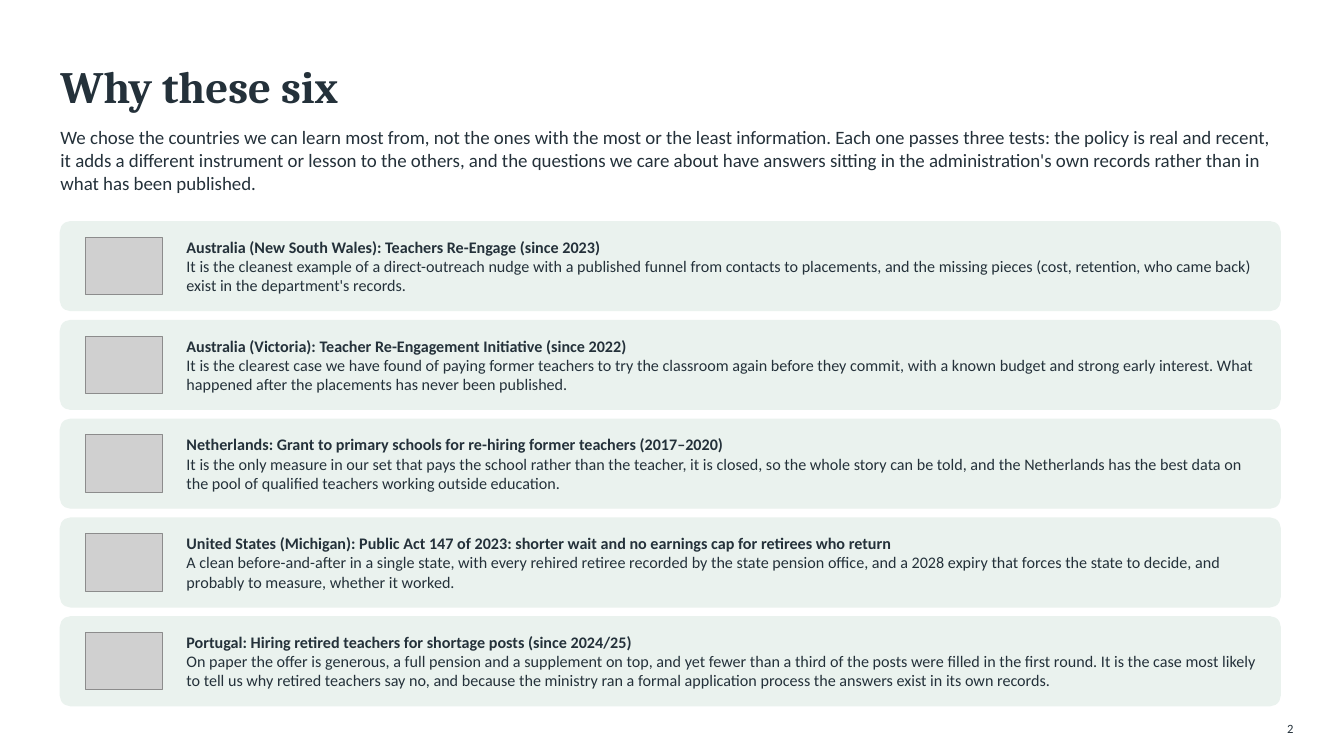
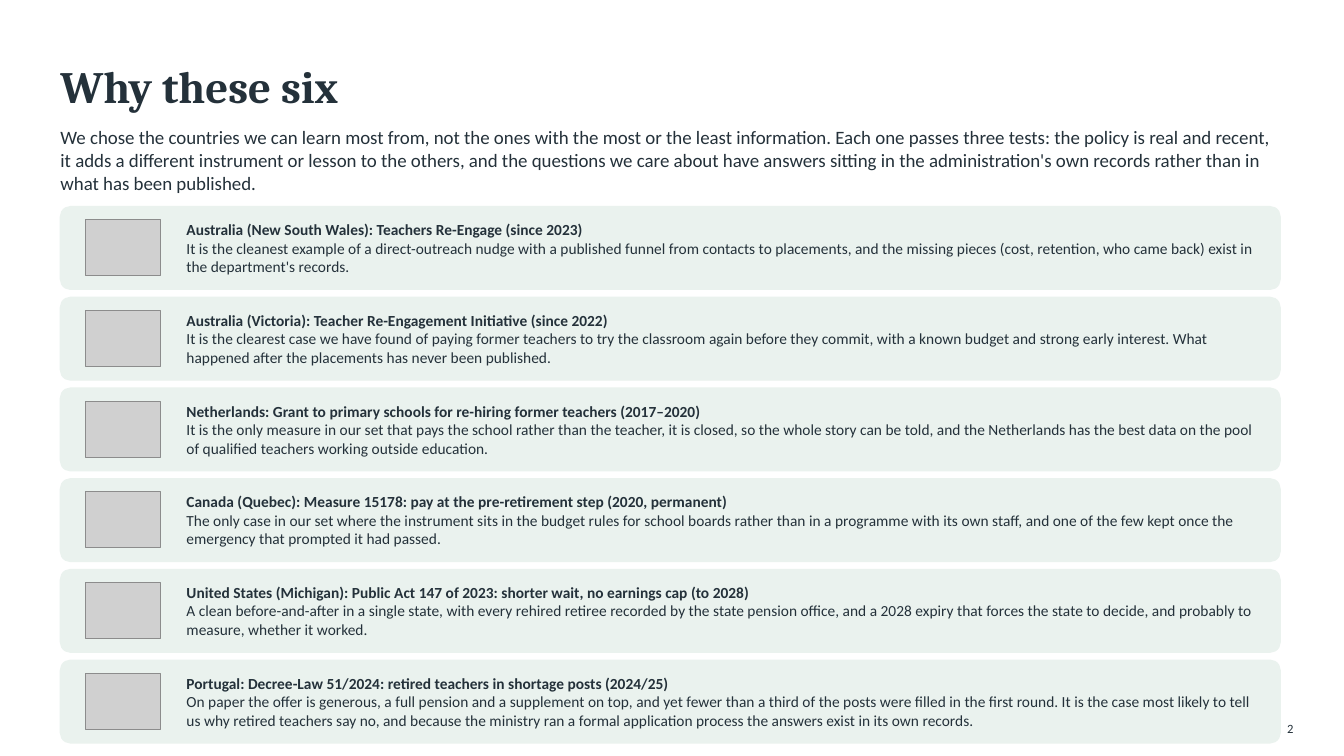
Before and after one commit to jedr1-ship-it/Alternative-Pathways----Quant, a slide deck: slide 2 of policies/Countries_to_contact.pptx. Drawn at 1344x756 pixels with LibreOffice and Linux fonts; fonts in the diff are those of the drawing; grey boxes stand for pictures. Boxes give left, top, right and bottom in pixels: in the first picture for what was removed or moved away, otherwise in the second. Text is boxed around its words. In the diff, an @@ line names an element or a change of style, - is before the commit and + after.

```diff
--- a/policies/Countries_to_contact.pptx
+++ b/policies/Countries_to_contact.pptx
@@ rounded rectangle: place and size @@
-rounded rectangle at bbox=[60, 222, 1280, 311]
+rounded rectangle at bbox=[60, 207, 1280, 289]
@@ picture: place and size @@
-picture at bbox=[86, 237, 162, 294]
+picture at bbox=[86, 220, 160, 276]
@@ text "Australia (New South Wales): Teachers ...": place and size @@
-text "Australia (New South Wales): Teachers ..." at bbox=[186, 241, 1250, 294]
+text "Australia (New South Wales): Teachers ..." at bbox=[186, 224, 1252, 275]
@@ rounded rectangle: place and size @@
-rounded rectangle at bbox=[60, 321, 1280, 409]
+rounded rectangle at bbox=[60, 297, 1280, 380]
@@ picture: place and size @@
-picture at bbox=[86, 336, 162, 393]
+picture at bbox=[86, 311, 160, 367]
@@ text "Australia (Victoria): Teacher Re-Engagement Initiative ...": place and size @@
-text "Australia (Victoria): Teacher Re-Engagement Initiative ..." at bbox=[186, 340, 1253, 393]
+text "Australia (Victoria): Teacher Re-Engagement Initiative ..." at bbox=[186, 314, 1207, 366]
@@ rounded rectangle: place and size @@
-rounded rectangle at bbox=[60, 419, 1280, 508]
+rounded rectangle at bbox=[60, 388, 1280, 471]
@@ picture: place and size @@
-picture at bbox=[86, 436, 162, 493]
+picture at bbox=[86, 401, 160, 458]
@@ size 11.5 to 11 pt in 3 elements at bbox=[186, 224, 1252, 275], bbox=[186, 314, 1207, 366], bbox=[186, 405, 1252, 457] @@
@@ text "Netherlands: Grant to primary schools ...": place and size @@
-text "Netherlands: Grant to primary schools ..." at bbox=[186, 438, 1241, 492]
+text "Netherlands: Grant to primary schools ..." at bbox=[186, 405, 1252, 457]
@@ proportions changed in 5 elements at bbox=[60, 207, 1280, 289], bbox=[60, 297, 1280, 380], bbox=[60, 388, 1280, 471], bbox=[60, 660, 1280, 743], bbox=[60, 479, 1280, 562] @@
@@ rounded rectangle: place and size @@
-rounded rectangle at bbox=[60, 518, 1280, 607]
+rounded rectangle at bbox=[60, 479, 1280, 562]
@@ picture added at bbox=[86, 492, 160, 548] @@
@@ text added at bbox=[186, 495, 1233, 547], 11 pt, text #24313A @@
+Canada (Quebec): Measure 15178: pay at the pre-retirement step (2020, permanent)
+The only case in our set where the instrument sits in the budget rules for school boards rather than in a programme with its own staff, and one of the few kept once the emergency that prompted it had passed.
@@ rounded rectangle added at bbox=[60, 570, 1280, 652], fill #EAF2EE, outline #EAF2EE 1 pt @@
@@ picture: place and size @@
-picture at bbox=[86, 533, 162, 591]
+picture at bbox=[86, 583, 160, 639]
@@ text "United States (Michigan): Public Act ...": place and size @@
-text "United States (Michigan): Public Act ..." at bbox=[186, 537, 1220, 591]
+text "United States (Michigan): Public Act ..." at bbox=[186, 587, 1251, 637]
@@ text at bbox=[186, 587, 749, 601]: text changed; size 11.5 to 11 pt @@
-United States (Michigan): Public Act 147 of 2023: shorter wait and no earnings cap for retirees who return
+United States (Michigan): Public Act 147 of 2023: shorter wait, no earnings cap (to 2028)
@@ text at bbox=[186, 605, 1251, 637]: size 11.5 to 11 pt in "A clean before-and-after in a single state, ..." @@
@@ rounded rectangle: place and size @@
-rounded rectangle at bbox=[60, 617, 1280, 706]
+rounded rectangle at bbox=[60, 660, 1280, 743]
@@ picture: place and size @@
-picture at bbox=[86, 633, 162, 691]
+picture at bbox=[86, 674, 160, 730]
@@ text "Portugal: Decree-Law 51/2024: retired teachers ...": place and size @@
-text "Portugal: Decree-Law 51/2024: retired teachers ..." at bbox=[186, 636, 1255, 689]
+text "Portugal: Decree-Law 51/2024: retired teachers ..." at bbox=[186, 678, 1250, 729]
@@ text at bbox=[186, 678, 668, 692]: text changed; size 11.5 to 11 pt @@
-Portugal: Hiring retired teachers for shortage posts (since 2024/25)
+Portugal: Decree-Law 51/2024: retired teachers in shortage posts (2024/25)
@@ text at bbox=[186, 696, 1250, 729]: size 11.5 to 11 pt in "On paper the offer is generous, a ..." @@
```
Also in this commit, not shown: 7 other slides changed, 1 slide added, 3 other files.
